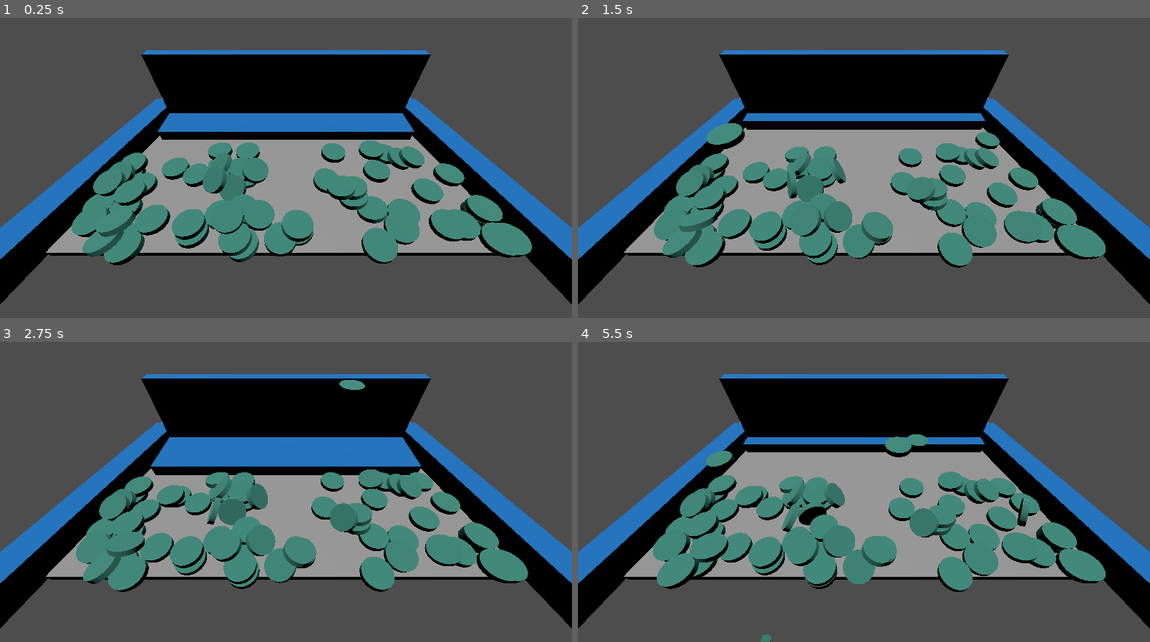
Above: before the commit, frames 1-4 (two rows, left to right).
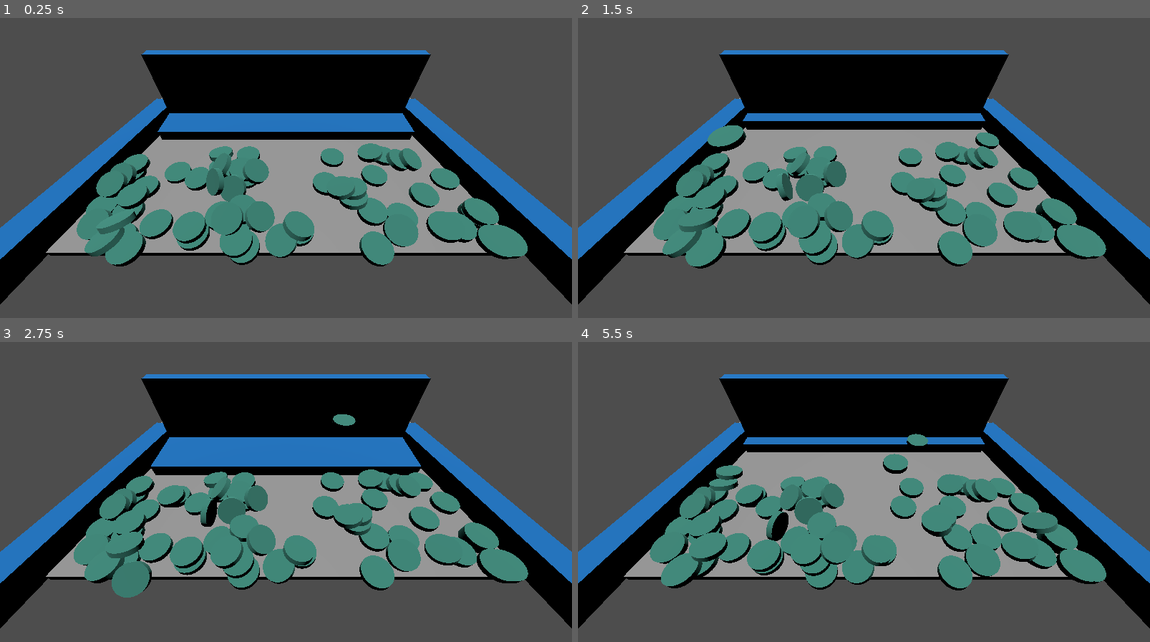
Above: after the commit, the same moments.

Repository: kennethbchen/Coin-Pusher-Game
Game: Godot game, scene res://Game.tscn
Two runs of this game, one before a commit and one after it. Both use one fixed random seed, a clock stepped at 60 frames per second and the inputs below.
Inputs (mouse positions are in pixels of both pictures, inside the frame that each line leads up to):
- Up to frame 1 (0.25 s): no input
- Up to frame 2 (1.5 s): move the mouse to (989, 141) at 0.52 s; press the mouse at (989, 141) at 0.53 s; move the mouse to (749, 174) at 1.27 s; release the mouse at (749, 174) at 1.28 s; click (749, 174) at 1.35 s
- Up to frame 3 (2.75 s): move the mouse to (343, 411) at 2.02 s; press the mouse at (343, 411) at 2.03 s
- Up to frame 4 (5.5 s): move the mouse to (835, 546) at 2.77 s; release the mouse at (835, 546) at 2.78 s; click (835, 546) at 2.85 s; move the mouse to (1035, 528) at 3.52 s; press the mouse at (1035, 528) at 3.53 s; move the mouse to (692, 432) at 4.27 s; release the mouse at (692, 432) at 4.28 s; click (692, 432) at 4.35 s; move the mouse to (892, 480) at 5.02 s; press the mouse at (892, 480) at 5.03 s

The runs differ from the first frame. In frame 1, 5.5% of the frame differs, in the area x 12-93%, y 40-83%; in frame 2, 1.8%; in frame 3, 2.5%; in frame 4, 4.6%.

Commit message:
Removed token spawn gravity change

Diff:
--- a/Scripts/Token.gd
+++ b/Scripts/Token.gd
@@ -30,12 +30,10 @@
 	cylinder_mesh.height = height
 
 	mesh.scale = Vector3.ZERO
-	gravity_scale = -0.1
 	var tween = get_tree().create_tween()
 	tween.set_ease(Tween.EASE_OUT)
 	tween.set_trans(Tween.TRANS_BACK)
 	tween.tween_property(mesh, "scale", Vector3(1,1,1), 0.25)
-	tween.tween_callback(func(): gravity_scale = 1)
 
 
 # Called every frame. 'delta' is the elapsed time since the previous frame.
